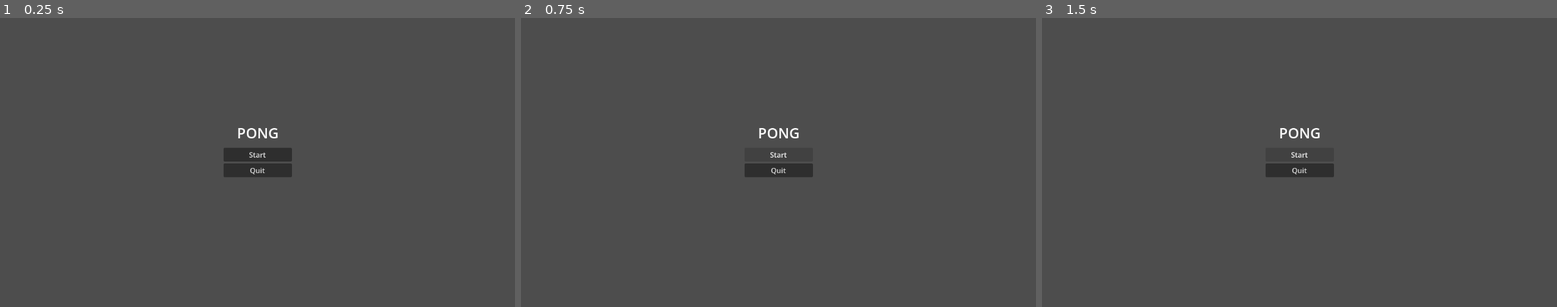
Above: before the commit, frames 1-3 (left to right).
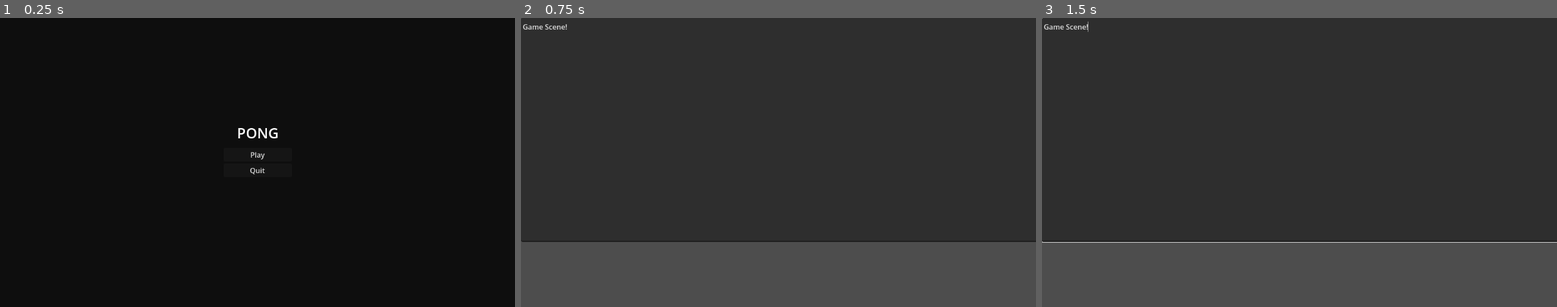
Above: after the commit, the same moments.

Repository: BenjaminVincent/jacob-and-ben-test
Game: Godot game, scene res://scenes/start.tscn
Same seed, same stepped clock (60 frames per second), same inputs: the game is played once before the commit and once after it.
Inputs (mouse positions are in pixels of both pictures, inside the frame that each line leads up to):
- Up to frame 1 (0.25 s): no input
- Up to frame 2 (0.75 s): click (778, 153) at 0.5 s, where only the run before the commit has a clickable "Start"
- Up to frame 3 (1.5 s): click (1299, 153) at 1.25 s, where only the run before the commit has a clickable "Start"

The runs differ from the first frame. In frame 1, 100% of the frame differs, in the area x 0-100%, y 0-100%; in frame 2, 76%; in frame 3, 76%.

Commit message:
Start Screen and buttons fully functioning

Diff:
--- a/scenes/game.tscn
+++ b/scenes/game.tscn
@@ -1,3 +1,8 @@
 [gd_scene format=3 uid="uid://dvw4xww544umq"]
 
 [node name="Node2D" type="Node2D" unique_id=1041247027]
+
+[node name="TextEdit" type="TextEdit" parent="." unique_id=117961312]
+offset_right = 1159.0
+offset_bottom = 502.0
+text = "Game Scene!"
--- a/scenes/start.tscn
+++ b/scenes/start.tscn
@@ -1,49 +1,57 @@
 [gd_scene format=3 uid="uid://j1jo4f0d0y1m"]
 
-[node name="Start" type="Node2D" unique_id=1139917823]
+[ext_resource type="Script" uid="uid://iqkow3ba12fk" path="res://scripts/start.gd" id="1_jaeev"]
 
-[node name="Control" type="Control" parent="." unique_id=1146034113]
+[node name="Start" type="Control" unique_id=658321642]
 layout_mode = 3
 anchors_preset = 0
+script = ExtResource("1_jaeev")
+
+[node name="Background" type="ColorRect" parent="." unique_id=119810418]
+layout_mode = 0
 offset_right = 1152.0
 offset_bottom = 648.0
+color = Color(0.056291588, 0.056291603, 0.056291595, 1)
 
-[node name="Label" type="Label" parent="Control" unique_id=544866138]
+[node name="Title" type="Label" parent="." unique_id=544866138]
 layout_mode = 1
 anchors_preset = 8
 anchor_left = 0.5
 anchor_top = 0.5
 anchor_right = 0.5
 anchor_bottom = 0.5
-offset_left = -20.0
-offset_top = -78.5
-offset_right = 20.0
-offset_bottom = -55.5
+offset_left = 529.5
+offset_top = 234.5
+offset_right = 622.5
+offset_bottom = 279.5
 grow_horizontal = 2
 grow_vertical = 2
 theme_override_font_sizes/font_size = 32
 text = "PONG"
 
-[node name="VBoxContainer" type="VBoxContainer" parent="Control" unique_id=1882450999]
+[node name="UIContainer" type="VBoxContainer" parent="." unique_id=1882450999]
 layout_mode = 1
 anchors_preset = 8
 anchor_left = 0.5
 anchor_top = 0.5
 anchor_right = 0.5
 anchor_bottom = 0.5
-offset_left = -76.5
-offset_top = -33.0
-offset_right = 76.5
-offset_bottom = 33.0
+offset_left = 499.5
+offset_top = 291.0
+offset_right = 652.5
+offset_bottom = 357.0
 grow_horizontal = 2
 grow_vertical = 2
 alignment = 1
 
-[node name="Button" type="Button" parent="Control/VBoxContainer" unique_id=1222796081]
+[node name="Play" type="Button" parent="UIContainer" unique_id=1222796081]
 layout_mode = 2
-text = "Start"
+text = "Play"
 
-[node name="Button2" type="Button" parent="Control/VBoxContainer" unique_id=1702800878]
+[node name="Quit" type="Button" parent="UIContainer" unique_id=1702800878]
 layout_mode = 2
 text = "Quit
 "
+
+[connection signal="pressed" from="UIContainer/Play" to="." method="_on_play_pressed"]
+[connection signal="pressed" from="UIContainer/Quit" to="." method="_on_quit_pressed"]
--- /dev/null
+++ b/scripts/start.gd
@@ -0,0 +1,20 @@
+extends Control
+
+
+
+
+func _ready() -> void:
+	print("scene is ready")
+	pass
+
+
+
+func _on_play_pressed() -> void:
+	get_tree().change_scene_to_file("res://scenes/game.tscn")
+
+
+
+
+func _on_quit_pressed() -> void:
+	print("quit game")
+	get_tree().quit()
Not shown, added: scripts/start.gd.uid
